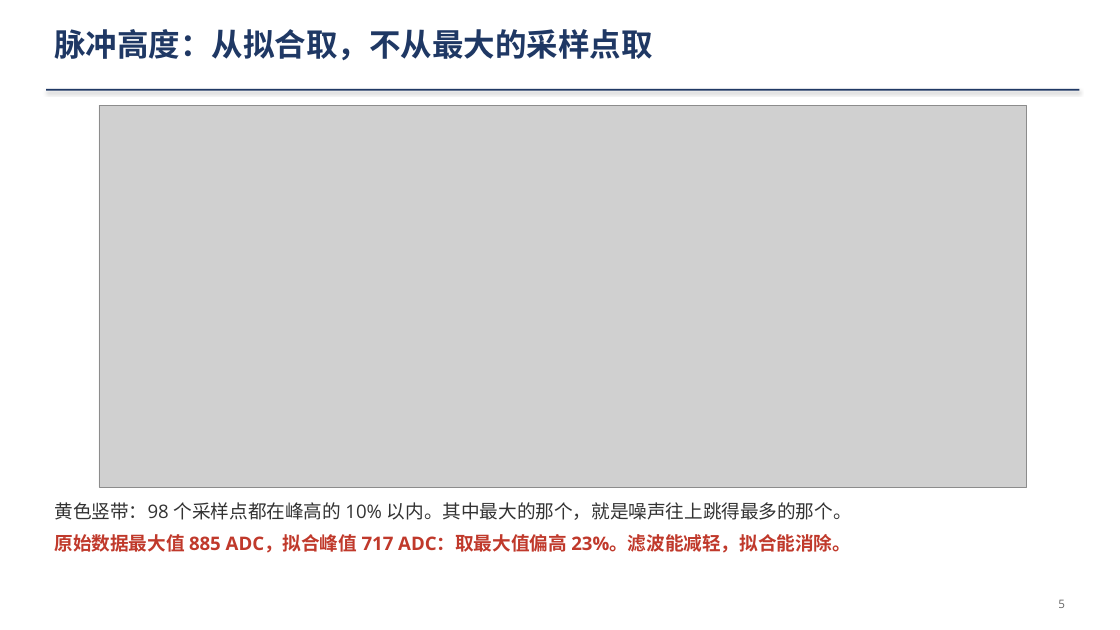
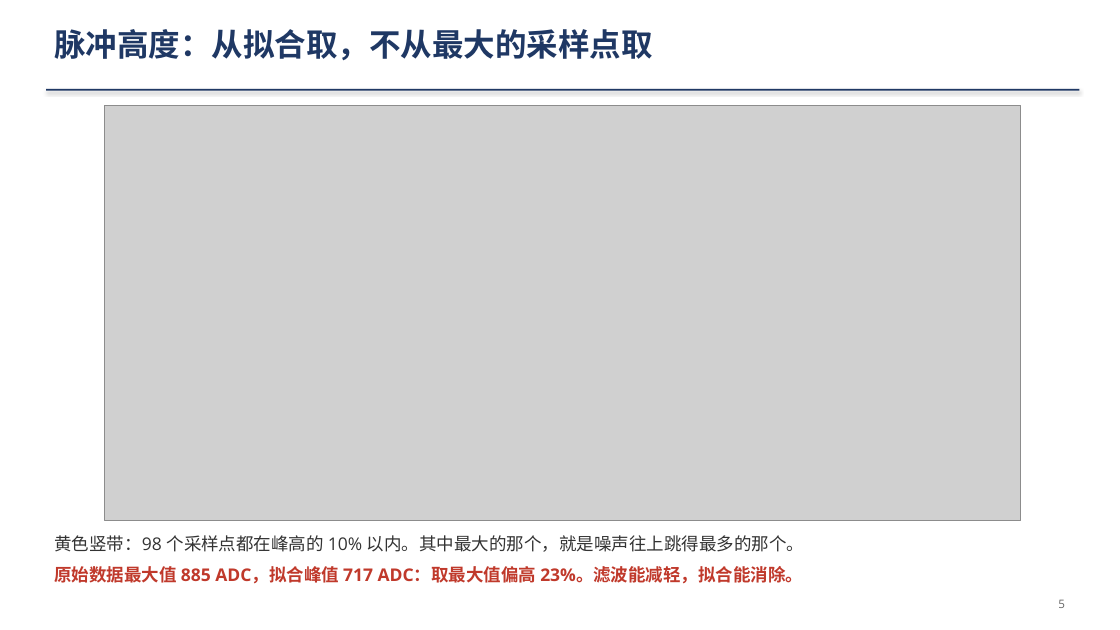
Before and after one commit to ZhihengLi0/urop, a slide deck: slide 5 of snolab/collection_efficiency/presentation/SNOLAB_R4_collection_efficiency_20260910_zh.pptx. Drawn at 1120x630 pixels with LibreOffice and Linux fonts; fonts in the diff are those of the drawing; grey boxes stand for pictures. Boxes give left, top, right and bottom in pixels: in the first picture for what was removed or moved away, otherwise in the second. Text is boxed around its words. In the diff, an @@ line names an element or a change of style, - is before the commit and + after.

```diff
--- a/snolab/collection_efficiency/presentation/SNOLAB_R4_collection_efficiency_20260910_zh.pptx
+++ b/snolab/collection_efficiency/presentation/SNOLAB_R4_collection_efficiency_20260910_zh.pptx
@@ picture: place and size @@
-picture at (99,105,1027,487)
+picture at (105,105,1021,521)
@@ text "黄色竖带：98 个采样点都在峰高的 10% 以内。其中最大的那个，就是噪声往上跳得最多的那个。": place and size @@
-text "黄色竖带：98 个采样点都在峰高的 10% 以内。其中最大的那个，就是噪声往上跳得最多的那个。" at (54,502,852,553)
+text "黄色竖带：98 个采样点都在峰高的 10% 以内。其中最大的那个，就是噪声往上跳得最多的那个。" at (54,535,804,584)
@@ text "黄色竖带：98 个采样点都在峰高的 10% 以内。其中最大的那个，就是噪声往上跳得最多的那个。" at (54,535,804,584): size 16 to 15 pt @@
```
Also in this commit, not shown: 6 other slides changed, 21 other files.
